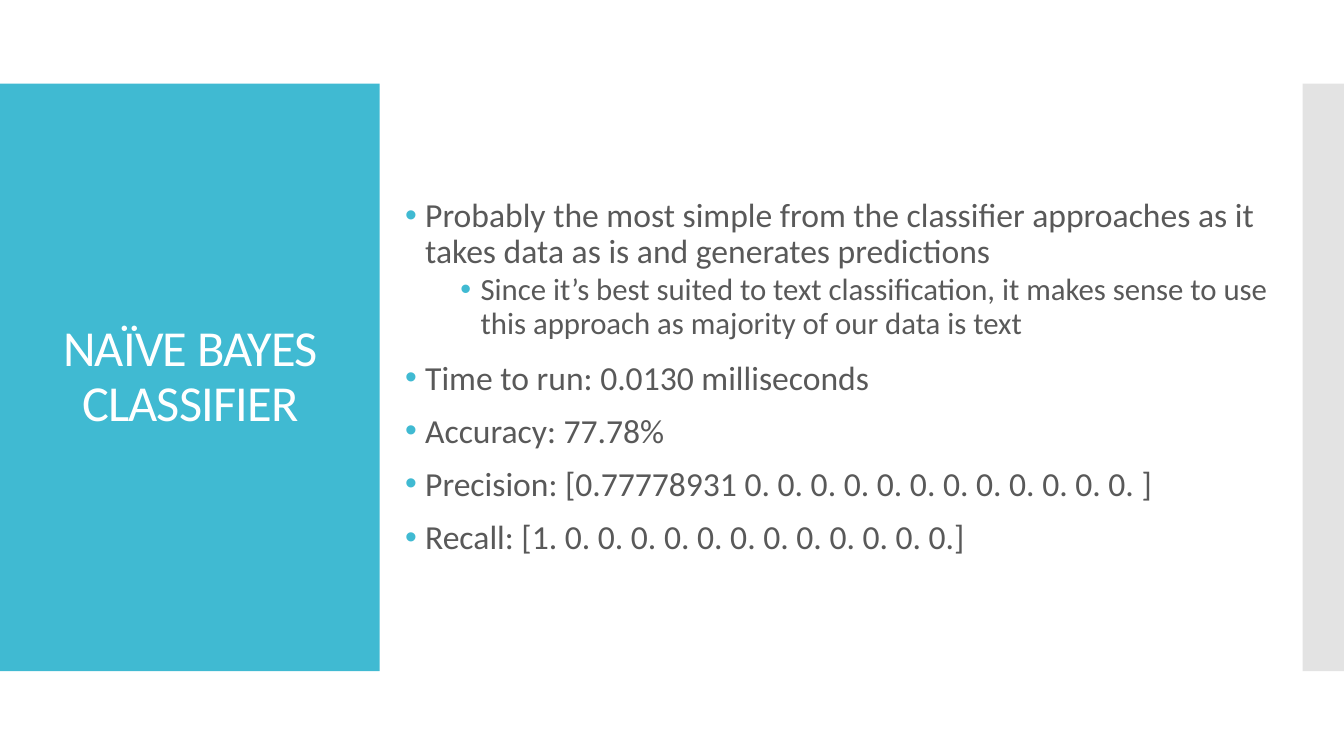
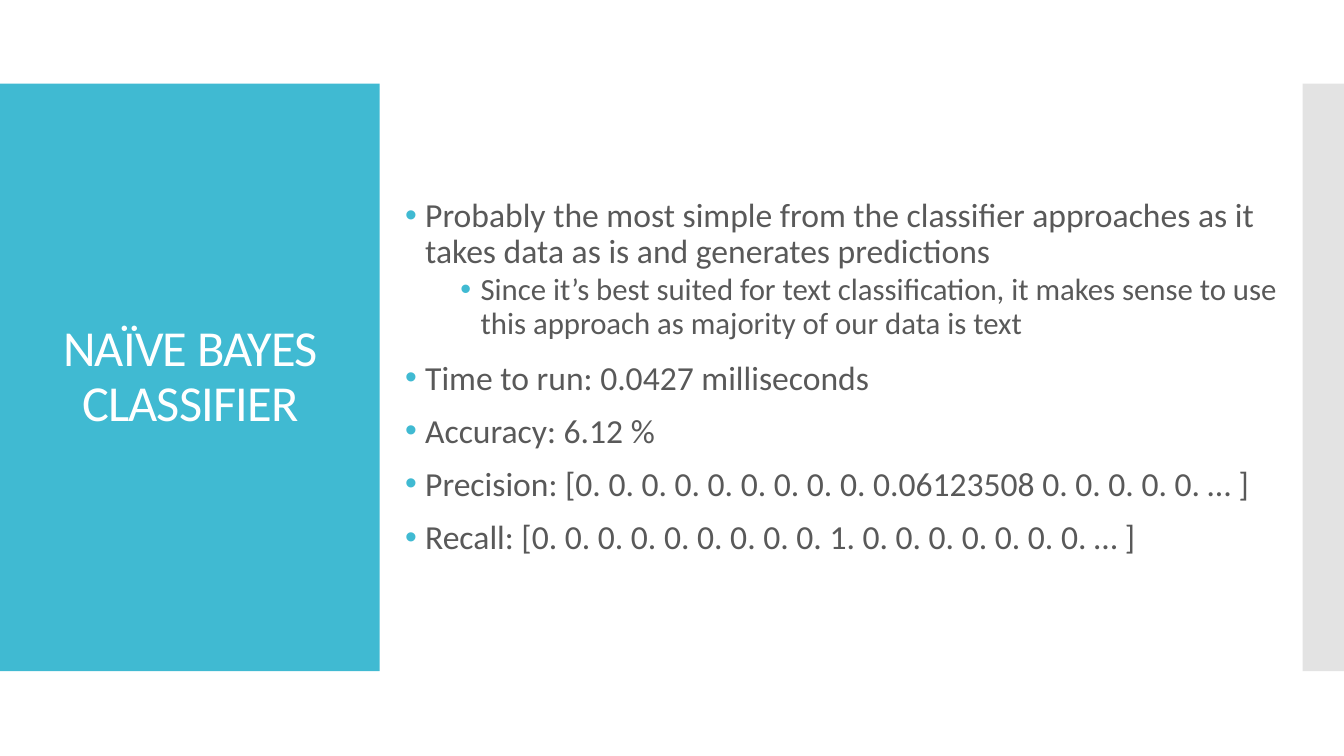
Before and after one commit to puneetsran/date-a-scientist, a slide deck: slide 13 of capstone_starter/date-a-scientist_PUNEET_SRAN.pptx (slide 11 before the commit). Drawn at 1344x756 pixels with LibreOffice and Linux fonts; fonts in the diff are those of the drawing. Boxes give left, top, right and bottom in pixels: in the first picture for what was removed or moved away, otherwise in the second. Text is boxed around its words. In the diff, an @@ line names an element or a change of style, - is before the commit and + after.

```diff
--- a/capstone_starter/date-a-scientist_PUNEET_SRAN.pptx
+++ b/capstone_starter/date-a-scientist_PUNEET_SRAN.pptx
@@ text at [425,278,1276,554]: text changed @@
-  • Since it’s best suited to text classification, it makes sense to use this approach as majority of our data is text
-• Time to run: 0.0130 milliseconds
-• Accuracy: 77.78%
-• Precision: [0.77778931 0. 0. 0. 0. 0. 0. 0. 0. 0. 0. 0. 0. ]
-• Recall: [1. 0. 0. 0. 0. 0. 0. 0. 0. 0. 0. 0. 0.]
+  • Since it’s best suited for text classification, it makes sense to use this approach as majority of our data is text
+• Time to run: 0.0427 milliseconds
+• Accuracy: 6.12 %
+• Precision: [0. 0. 0. 0. 0. 0. 0. 0. 0. 0.06123508 0. 0. 0. 0. 0. … ]
+• Recall: [0. 0. 0. 0. 0. 0. 0. 0. 0. 1. 0. 0. 0. 0. 0. 0. 0. … ]
```
Also in this commit, not shown: 16 other slides changed, 3 slides added, 3 other files.
